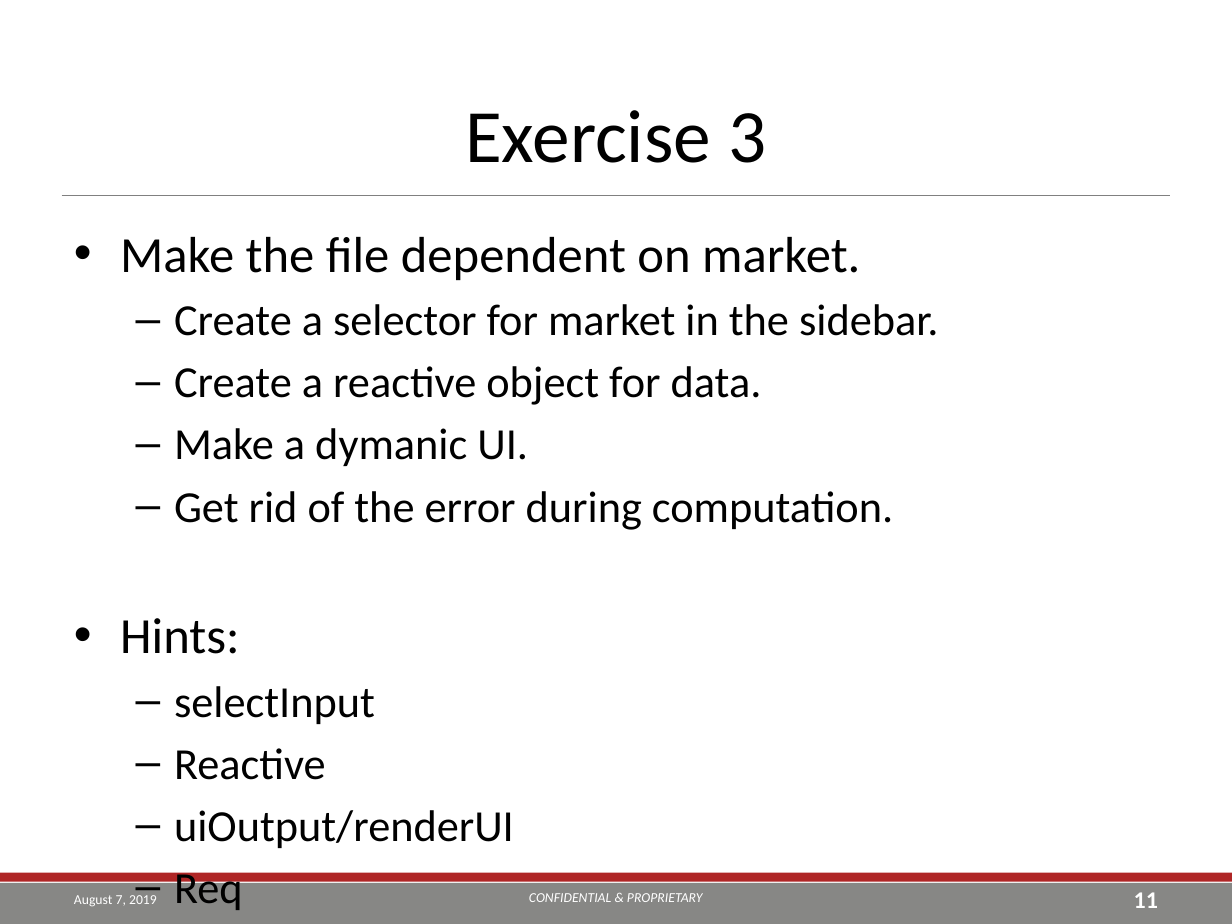
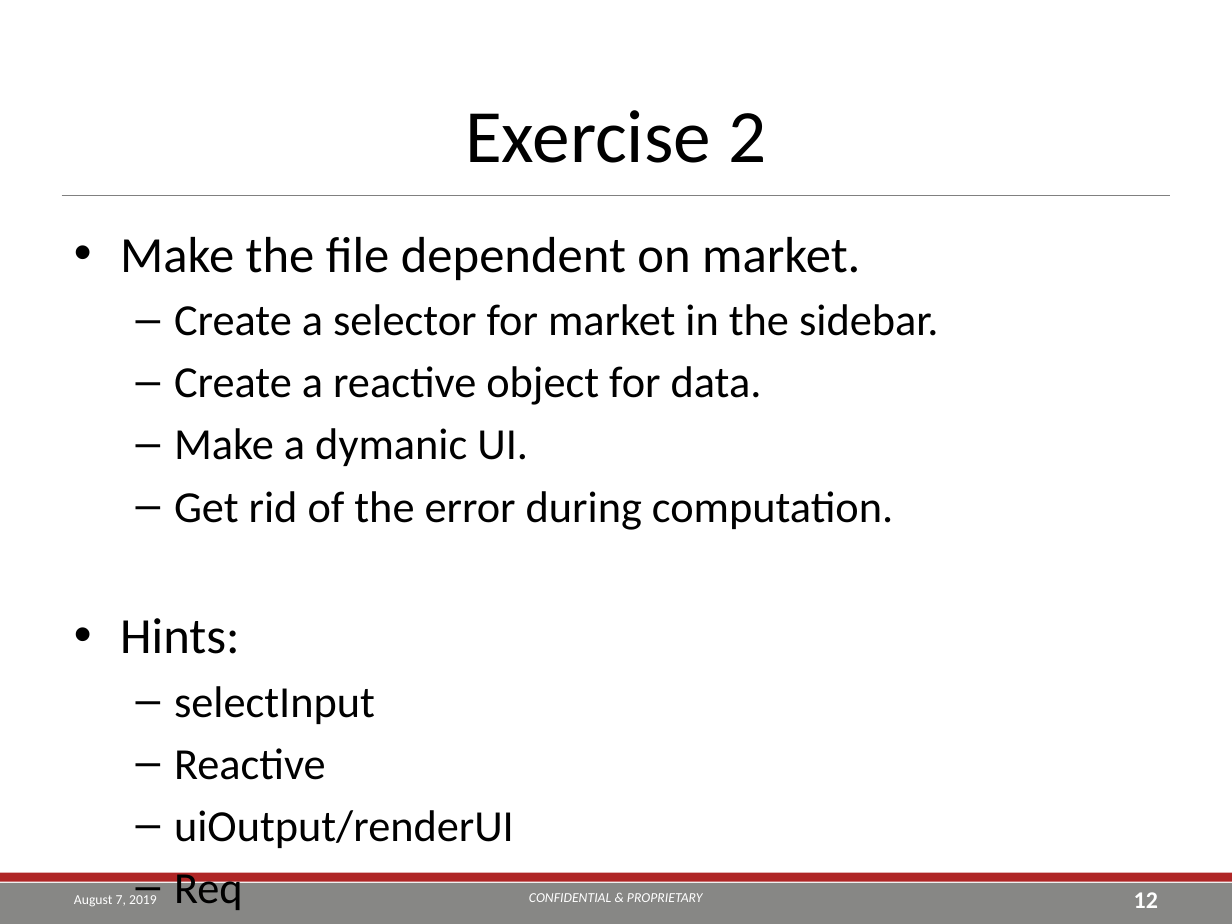
Before and after one commit to TEA-Analytics/ShinyWorkshop, a slide deck: slide 12 of Day 1.pptx (slide 11 before the commit). Drawn at 1232x924 pixels with LibreOffice and Linux fonts; fonts in the diff are those of the drawing; background and template pictures are left out. Boxes give left, top, right and bottom in pixels: in the first picture for what was removed or moved away, otherwise in the second. Text is boxed around its words. In the diff, an @@ line names an element or a change of style, - is before the commit and + after.

```diff
--- a/Day 1.pptx
+++ b/Day 1.pptx
@@ title at (465,110,766,163): text changed @@
-Exercise 3
+Exercise 2
@@ page number at (1134,892,1158,908): text changed @@
-11
+12
```
Also in this commit, not shown: 12 other slides changed, 14 slides added, 6 other files.
